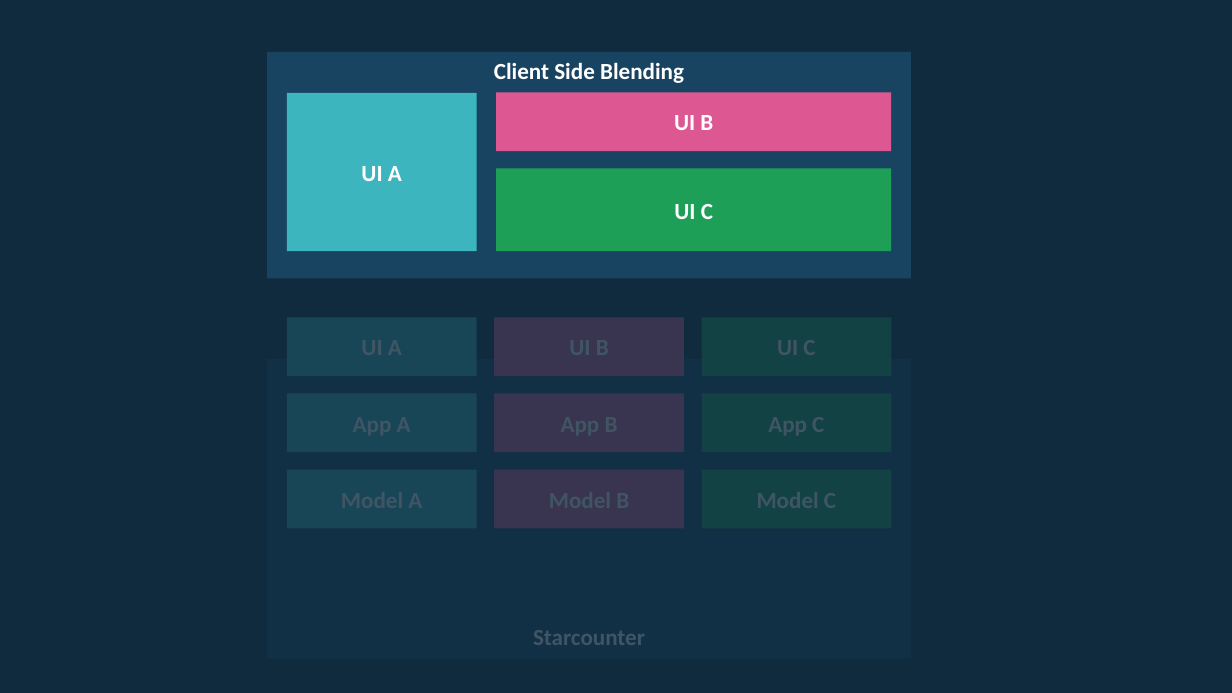
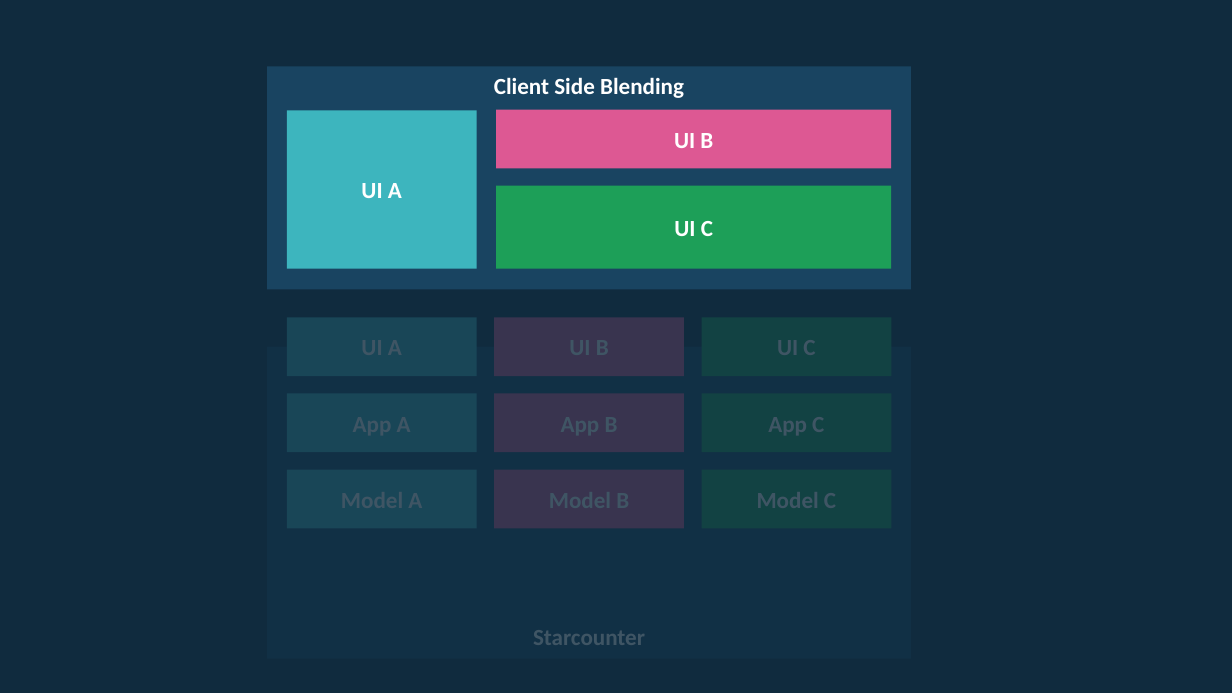
Before and after one commit to rogeralsing/Presentations, a slide deck: slide 9 of Starcounter/usa.pptx (slide 8 before the commit). Drawn at 1232x693 pixels with LibreOffice and Linux fonts; fonts in the diff are those of the drawing. Boxes give left, top, right and bottom in pixels: in the first picture for what was removed or moved away, otherwise in the second. Text is boxed around its words. In the diff, an @@ line names an element or a change of style, - is before the commit and + after.

```diff
--- a/Starcounter/usa.pptx
+++ b/Starcounter/usa.pptx
@@ rectangle "Client Side Blending": place and size @@
-rectangle "Client Side Blending" at box(267, 52, 911, 278)
+rectangle "Client Side Blending" at box(267, 67, 911, 289)
@@ rounded rectangle "UI A": place and size @@
-rounded rectangle "UI A" at box(287, 93, 476, 251)
+rounded rectangle "UI A" at box(287, 110, 476, 268)
@@ rounded rectangle "UI B": place and size @@
-rounded rectangle "UI B" at box(496, 92, 891, 152)
+rounded rectangle "UI B" at box(496, 110, 891, 169)
@@ rounded rectangle "UI C": place and size @@
-rounded rectangle "UI C" at box(496, 168, 891, 251)
+rounded rectangle "UI C" at box(496, 186, 891, 269)
```
Also in this commit, not shown: 9 other slides changed, 2 slides added.
